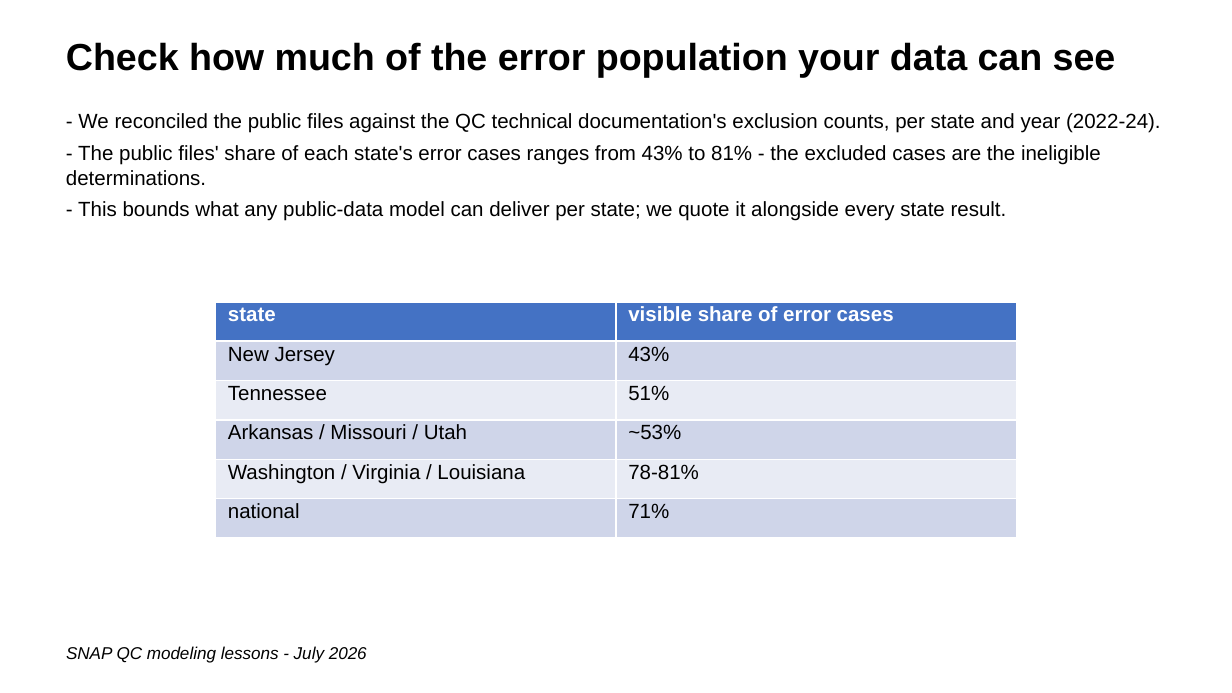
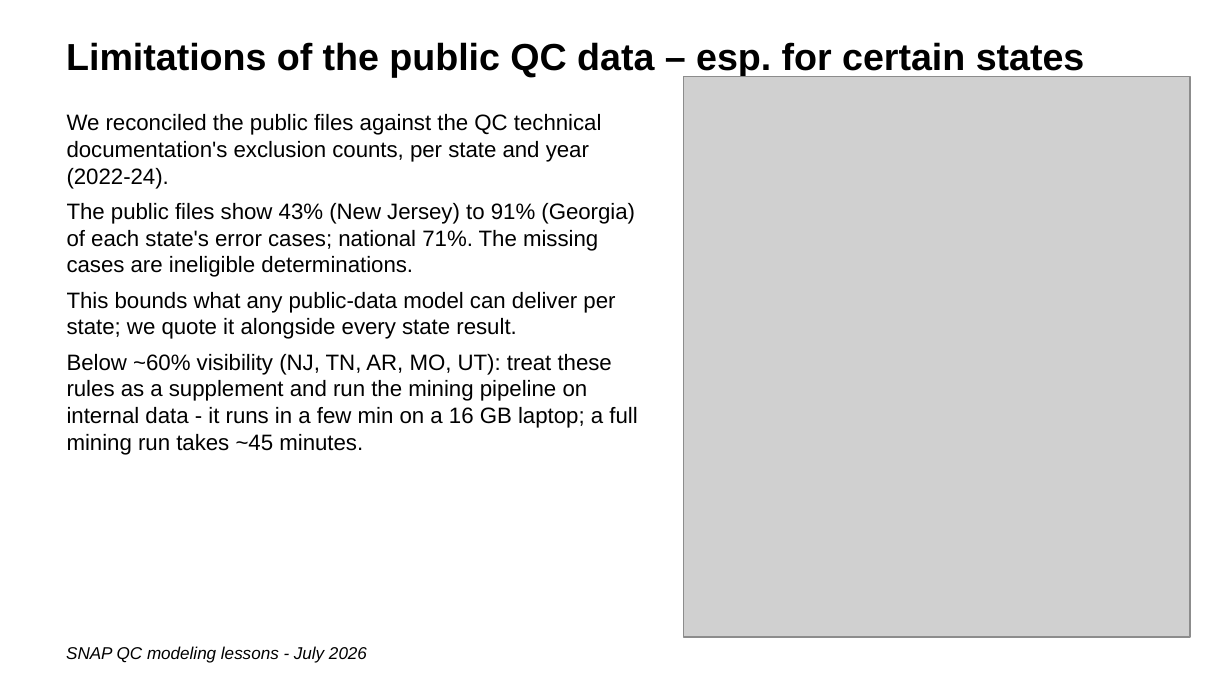
Before and after one commit to giannella/snap_qc, a slide deck: slide 9 of lessons_getting_more_signal_from_snap_qc_data.pptx (slide 4 before the commit). Drawn at 1232x693 pixels with LibreOffice and Linux fonts; fonts in the diff are those of the drawing; grey boxes stand for pictures. Boxes give left, top, right and bottom in pixels: in the first picture for what was removed or moved away, otherwise in the second. Text is boxed around its words. In the diff, an @@ line names an element or a change of style, - is before the commit and + after.

```diff
--- a/lessons_getting_more_signal_from_snap_qc_data.pptx
+++ b/lessons_getting_more_signal_from_snap_qc_data.pptx
@@ text at (66, 42, 1085, 78): text changed @@
-Check how much of the error population your data can see
+Limitations of the public QC data – esp. for certain states
@@ picture added at (684, 76, 1190, 637) @@
@@ text at (67, 114, 637, 455): text changed; size 12 to 13 pt @@
-- We reconciled the public files against the QC technical documentation's exclusion counts, per state and year (2022-24).
-- The public files' share of each state's error cases ranges from 43% to 81% - the excluded cases are the ineligible determinations.
-- This bounds what any public-data model can deliver per state; we quote it alongside every state result.
+We reconciled the public files against the QC technical documentation's exclusion counts, per state and year (2022-24).
+The public files show 43% (New Jersey) to 91% (Georgia) of each state's error cases; national 71%. The missing cases are ineligible determinations.
+This bounds what any public-data model can deliver per state; we quote it alongside every state result.
+Below ~60% visibility (NJ, TN, AR, MO, UT): treat these rules as a supplement and run the mining pipeline on internal data - it runs in a few min on a 16 GB laptop; a full mining run takes ~45 minutes.
@@ table removed at (216, 302, 1016, 538), 6 rows, 2 columns @@
-state | visible share of error cases
-New Jersey | 43%
-Tennessee | 51%
-Arkansas / Missouri / Utah | ~53%
-Washington / Virginia / Louisiana | 78-81%
-national | 71%
```
Also in this commit, not shown: 11 other slides changed, 32 slides added, 15 slides removed.
